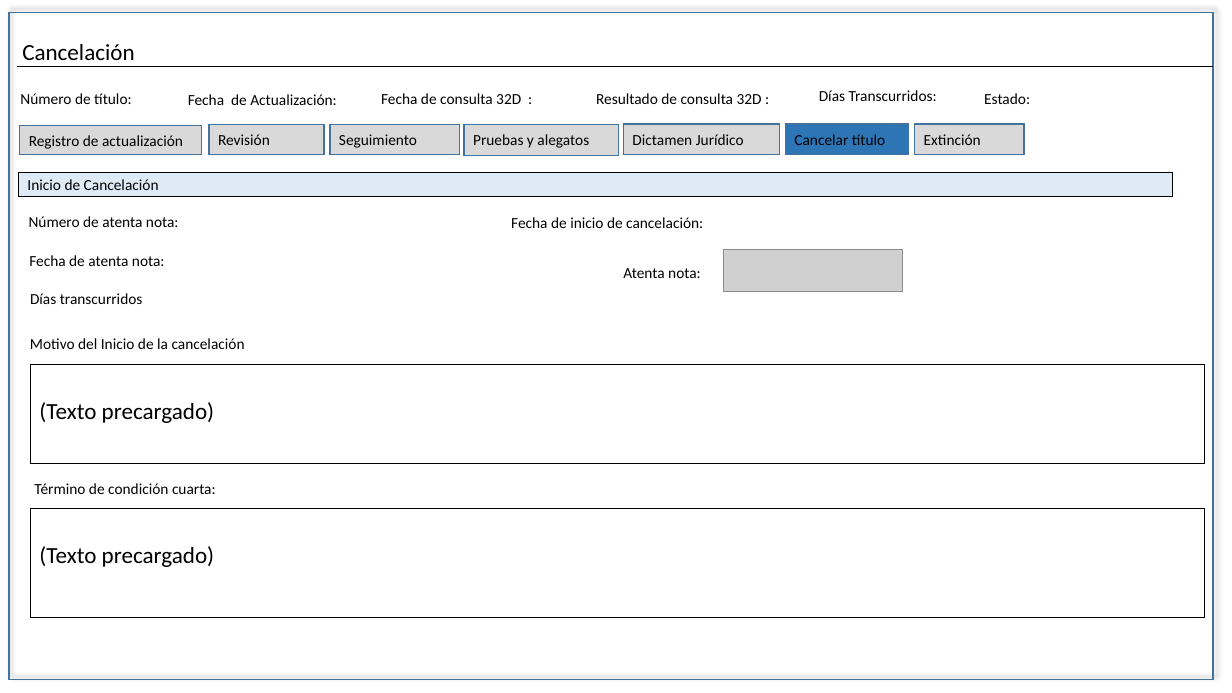
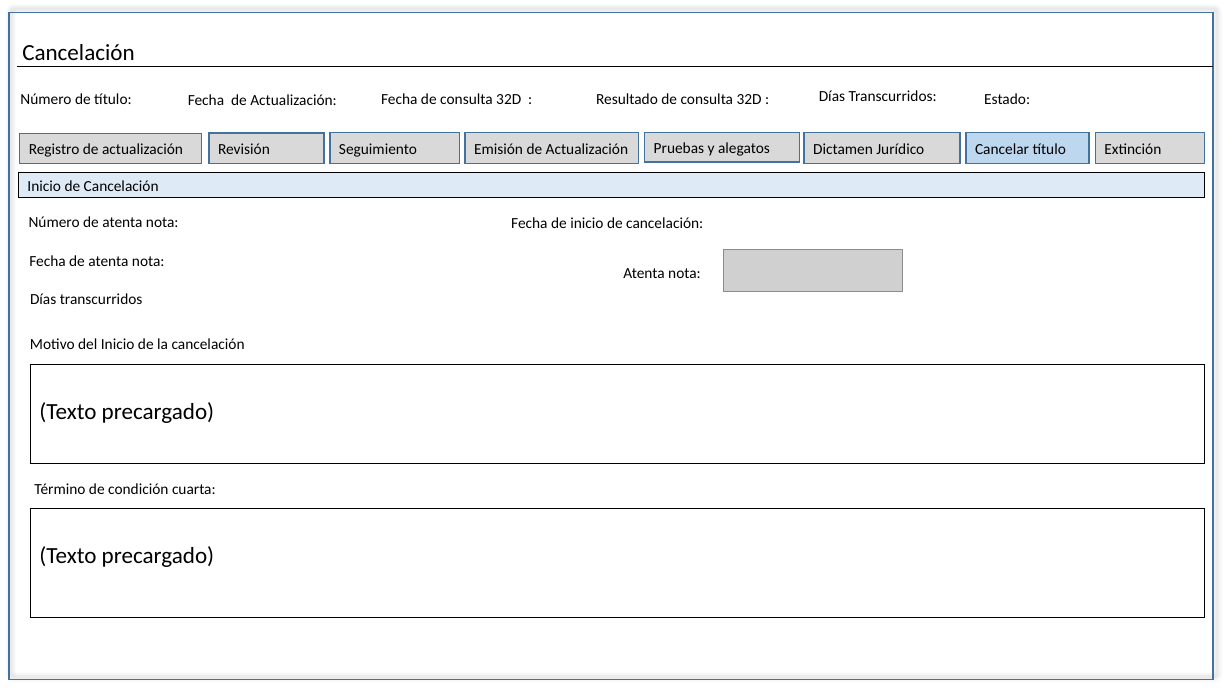
Before and after one commit to EDDIE83/Documentos, a slide deck: slide 3 of TAF 092019/Cancelación.pptx. Drawn at 1232x693 pixels with LibreOffice and Linux fonts; fonts in the diff are those of the drawing; grey boxes stand for pictures. Boxes give left, top, right and bottom in pixels: in the first picture for what was removed or moved away, otherwise in the second. Text is boxed around its words. In the diff, an @@ line names an element or a change of style, - is before the commit and + after.

Commit message:
Act EIU_Cancelar_titulo

```diff
--- a/TAF 092019/Cancelación.pptx
+++ b/TAF 092019/Cancelación.pptx
@@ 3 rectangles: place and size @@
-3 rectangles at [19,125,459,155]
+3 rectangles at [19,133,459,164]
@@ rectangle added at [465,133,639,165], fill #D9D9D9, outline #43739E 1 pt, 12 pt, text #000000 @@
+Emisión de Actualización
@@ 4 rectangles: place and size @@
-4 rectangles at [464,124,1024,155]
+4 rectangles at [645,132,1204,163]
@@ rectangle "Cancelar título" at [966,132,1089,163]: fill #2E75B6 to #BDD7EE @@
@@ rectangle "Inicio de Cancelación": place and size @@
-rectangle "Inicio de Cancelación" at [18,173,1173,197]
+rectangle "Inicio de Cancelación" at [18,173,1205,198]
```
Also in this commit, not shown: 14 other slides changed, 12 other files.
